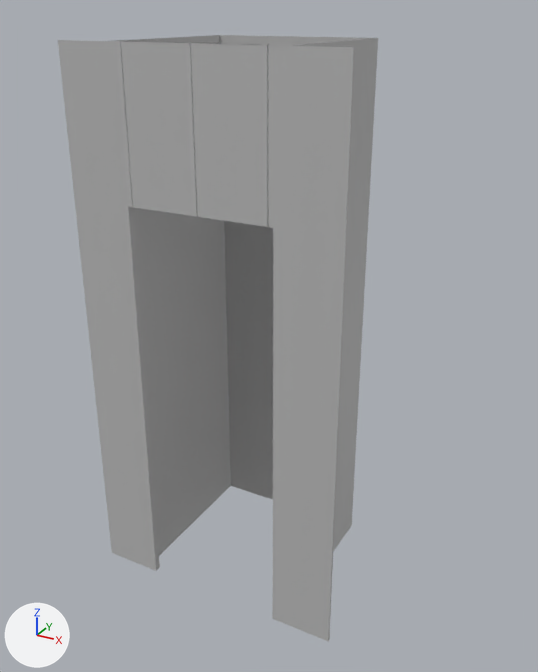
Two versions of the FBX model DrBounce-UnityProject/Assets/Art/Models/Environment/elevator_exit_broken.fbx, one commit apart.
One viewpoint serves both versions: a 50 mm lens placed at (7.15, -7.51, 8.36), pointed at (1.82, 2.16, 3.52). Every picture has the same lights, and +X, +Y and +Z are marked at lower left. Where no turn or scale is listed for an object, it has been applied to the vertices.

Script lines for the objects in view, before the commit:
```python
me_mesh = bpy.data.meshes.new('Mesh')
me_mesh.from_pydata(...)  # 104 vertices, 77 faces; spans x 0.0..4.0, y 0.0..2.6, z 0.0..8.0
me_mesh.materials.append(mat_lambert1)  # grey #bcbcbc
ob_elevator_exit_broken = bpy.data.objects.new('elevator_exit_broken', me_mesh)
ob_elevator_exit_broken.location = (0.0, 0.0, 0.0)
```
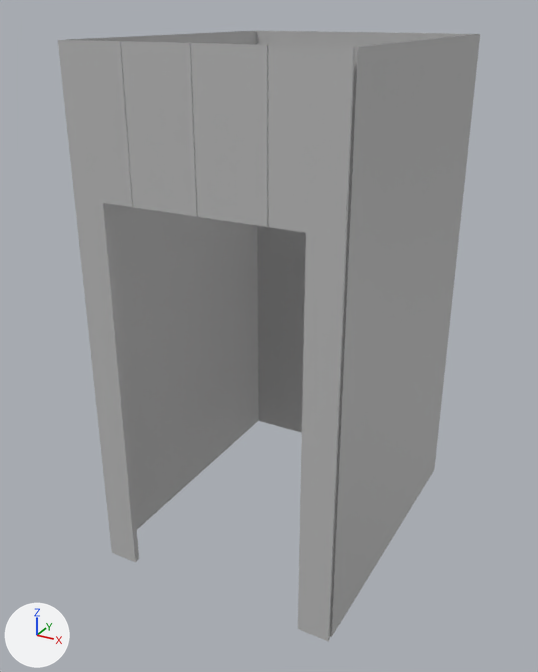
Boxes [x1, y1, x2, y2] around the edits, measured in the pictures (538 x 672 px):
'elevator_exit_broken', reshaped (32% wider)
    before: [58, 35, 378, 642]
    after: [58, 31, 480, 642]
part 1 of me_mesh, built on
    before: [65, 35, 378, 639]
    after: [65, 31, 480, 639]

What changed in the scene script:
```text
Change me_mesh:
    used by ob_elevator_exit_broken; location = (0.0, 0.0, 0.0)
    remove me_mesh.from_pydata(...)  # 104 vertices, 77 faces; spans x 0.0..4.0, y 0.0..2.6, z 0.0..8.0
    add me_mesh.from_pydata(...)  # 120 vertices, 93 faces; spans x 0.0..4.0, y 0.0..5.0, z 0.0..8.0
    me_mesh part 1
    12 vertices are removed from x 0.75..3.25, y 0.1..2.6, z 4.0..8.0
    21 faces are deleted
    8 vertices in x 0.93, y 0.0..0.1, z 0.0..8.0 move by (-0.43, 0.0, 0.0)
    8 vertices in x 3.07, y 0.0..0.1, z 0.0..8.0 move by (0.43, 0.0, 0.0)
    3 vertices in x 3.25, y 0.1, z 0.0..4.0 move by (0.75, 0.0, 0.0)
    3 vertices in x 0.75, y 0.1, z 0.0..4.0 move by (-0.75, 0.0, 0.0)
    3 vertices in x 0.75, y 2.6, z 0.0..4.0 move by (-0.75, 1.4, 0.0)
    3 vertices in x 3.25, y 2.6, z 0.0..4.0 move by (0.75, 1.4, 0.0)
    4 vertices move from x 0.75..3.25, y 0.1..2.6, z 6.0 to x 0.0..4.0, y 0.1..4.0, z 5.63
    8 new vertices lie (0.0, 1.0, 0.0) away from vertices in x 0.75..3.25, y 2.6, z 0.0..6.0
    6 new vertices lie (0.0, 0.1, 0.0) away from vertices in x 0.93..3.07, y 0.0, z 4.0..6.0
    6 new vertices lie (0.0, 0.0, 0.37) away from vertices in x 0.0..4.0, y 0.1..5.0, z 5.63..6.0
    8 new vertices lie (0.0, 0.0, 2.0) away from vertices in x 0.0..4.0, y 0.1..5.0, z 6.0
    37 new faces join them
```
